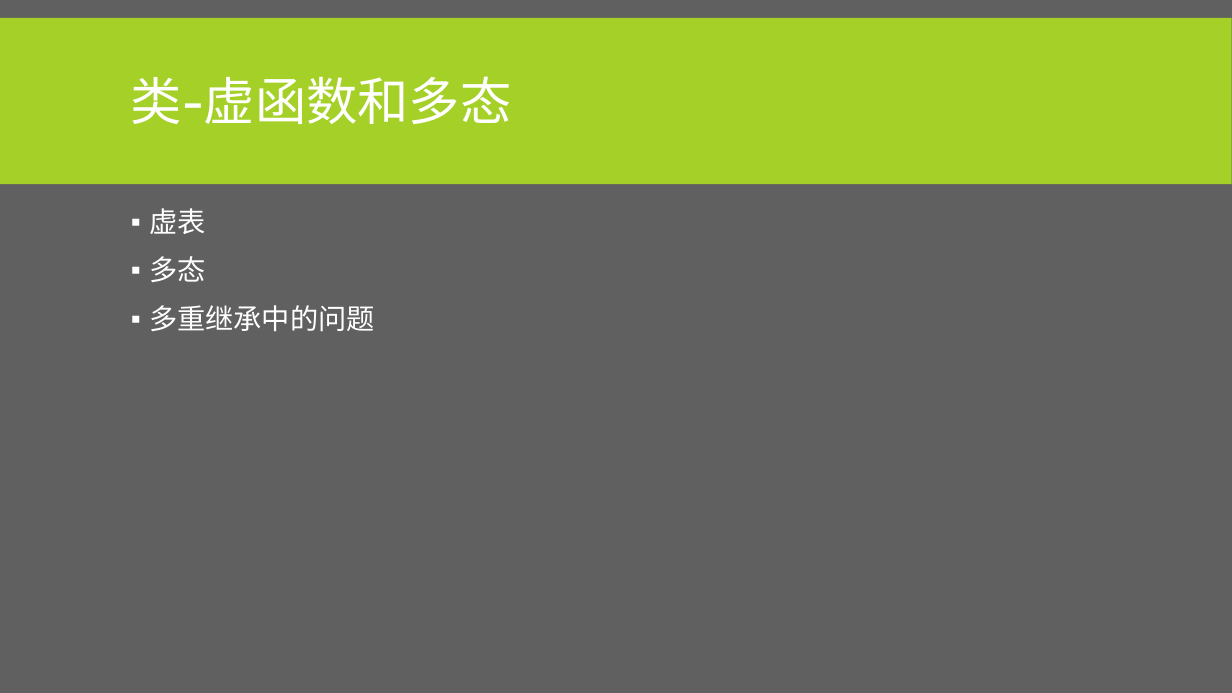
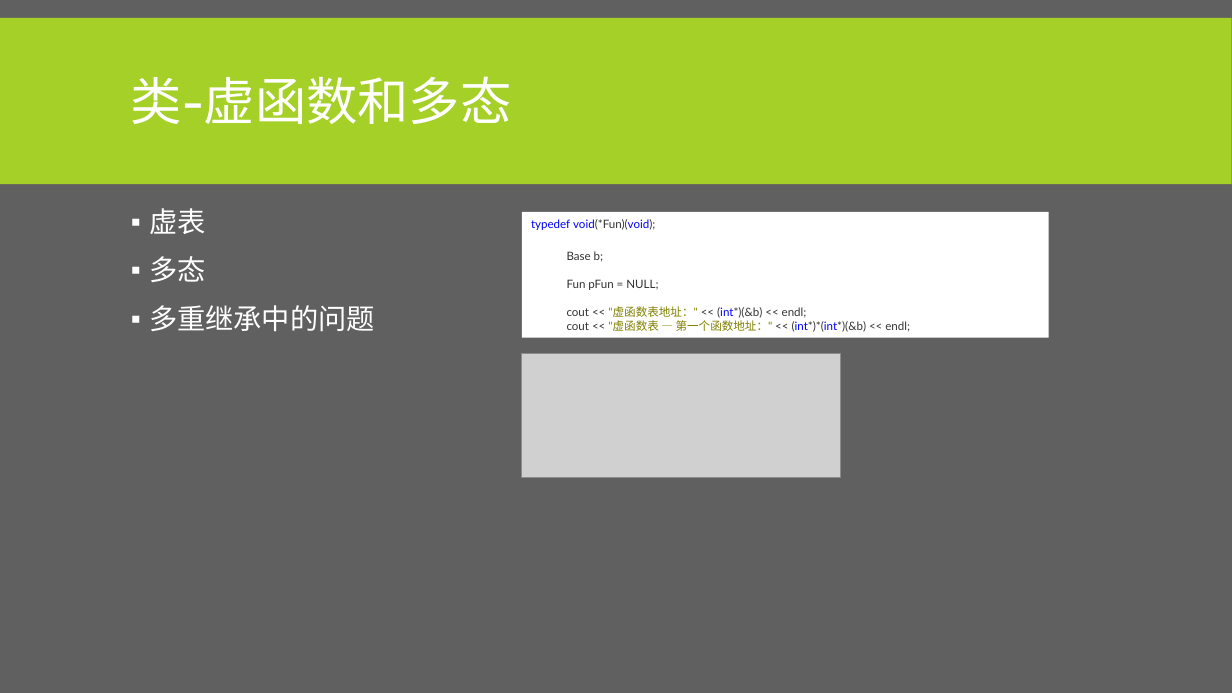
Before and after one commit to albertclass/Lessons, a slide deck: slide 31 of advance c++/courseware.pptx. Drawn at 1232x693 pixels with LibreOffice and Linux fonts; fonts in the diff are those of the drawing; grey boxes stand for pictures. Boxes give left, top, right and bottom in pixels: in the first picture for what was removed or moved away, otherwise in the second. Text is boxed around its words. In the diff, an @@ line names an element or a change of style, - is before the commit and + after.

```diff
--- a/advance c++/courseware.pptx
+++ b/advance c++/courseware.pptx
@@ rectangle added at <box>522,212,1049,337</box>, fill #FFFFFF, 9 pt, text #333333 @@
+typedef void(*Fun)(void);
+Base b;
+Fun pFun = NULL;
+cout << "虚函数表地址：" << (int*)(&b) << endl;
+cout << "虚函数表 — 第一个函数地址：" << (int*)*(int*)(&b) << endl;
@@ picture added at <box>522,354,841,478</box> @@
```
Also in this commit, not shown: 5 other slides changed, 7 slides added, 1 slide removed, 19 other files.
